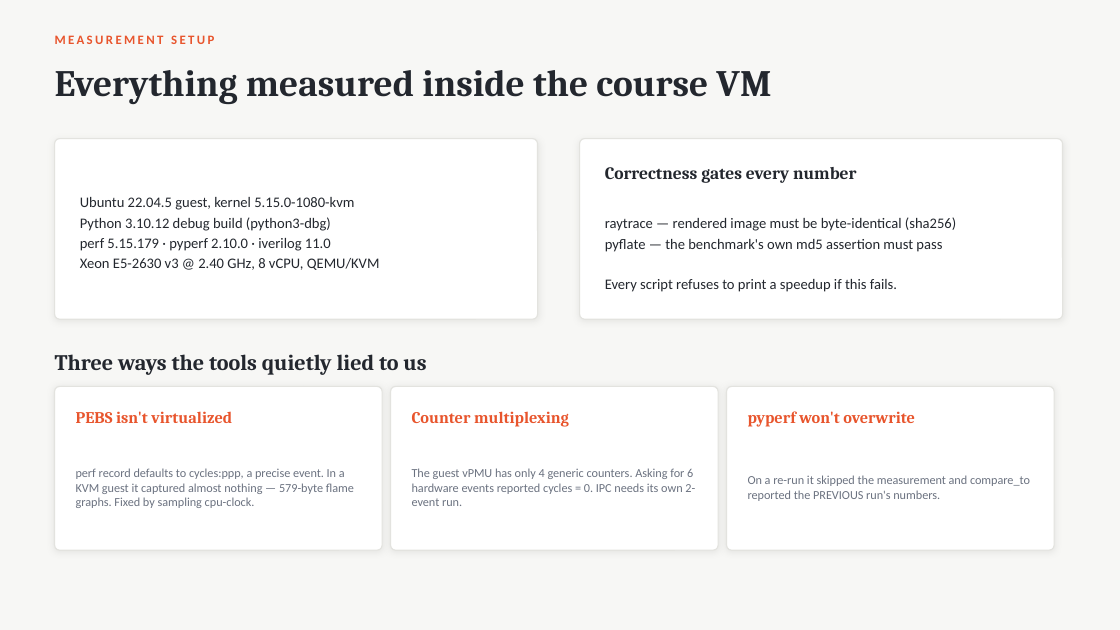
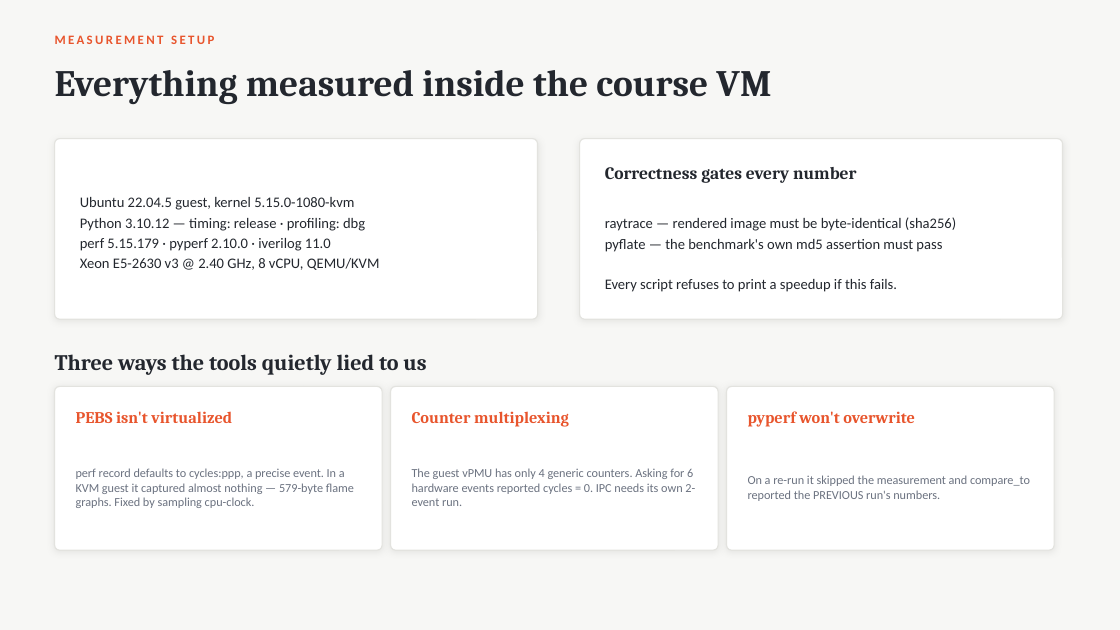
Before and after one commit to AhmadAbdAlhleem/hwsw-project, a slide deck: slide 4 of presentation.pptx. Drawn at 1120x630 pixels with LibreOffice and Linux fonts; fonts in the diff are those of the drawing. Boxes give left, top, right and bottom in pixels: in the first picture for what was removed or moved away, otherwise in the second. Text is boxed around its words. In the diff, an @@ line names an element or a change of style, - is before the commit and + after.

```diff
--- a/presentation.pptx
+++ b/presentation.pptx
@@ text at (x1=80, y1=218, x2=365, y2=231): text changed @@
-Python 3.10.12 debug build (python3-dbg)
+Python 3.10.12 — timing: release · profiling: dbg
```
Also in this commit, not shown: 6 other slides changed, 1 slide added, 12 other files.
